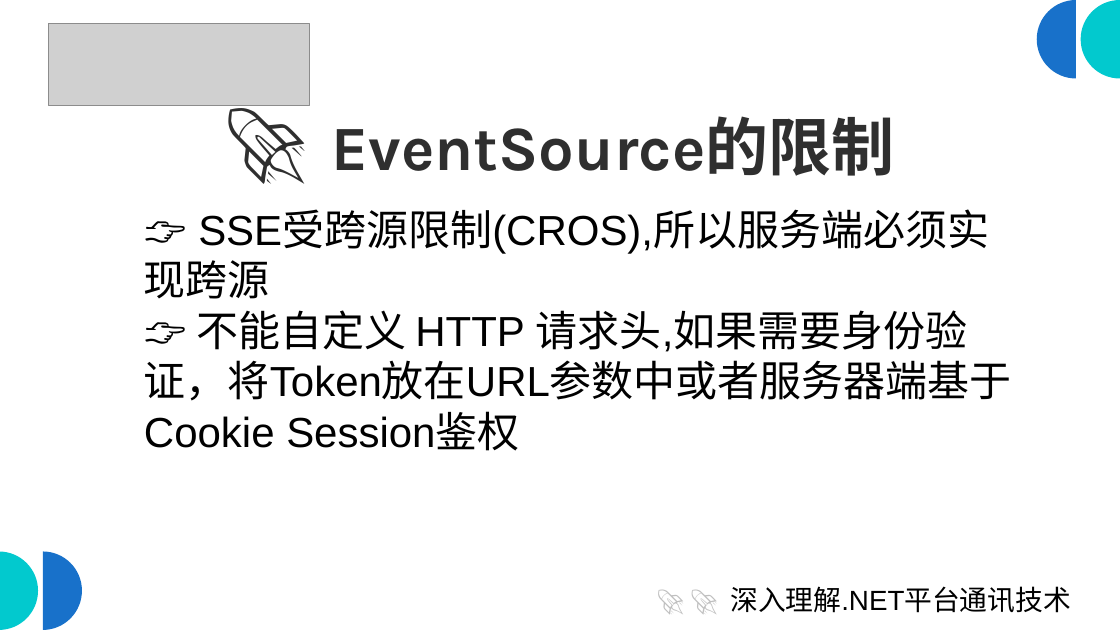
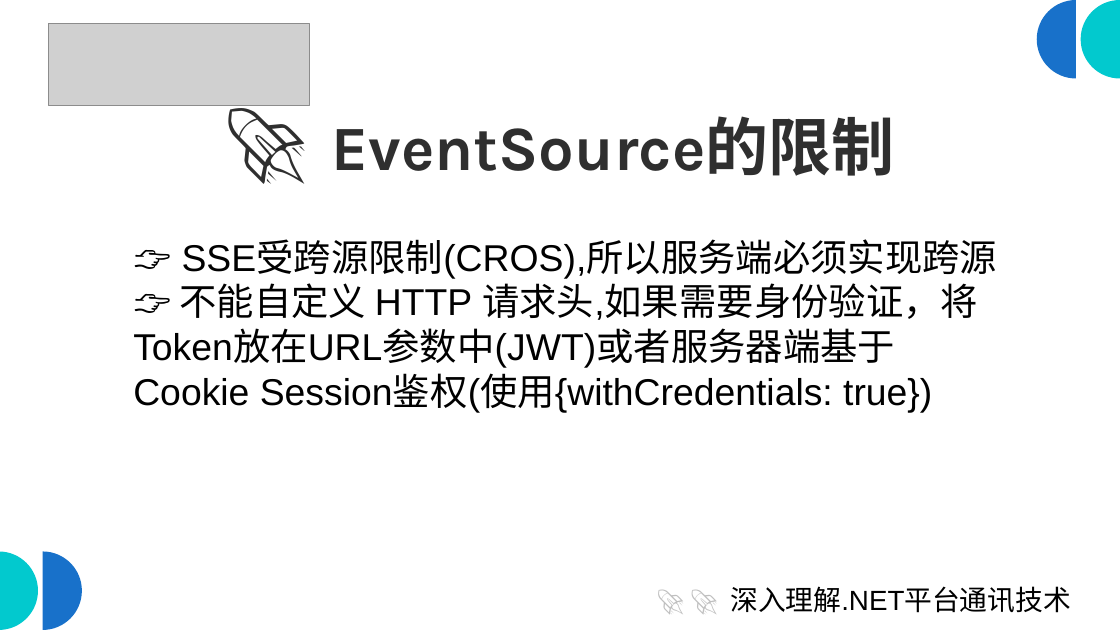
Before and after one commit to scottfly189/dotnet_net_course, a slide deck: slide 15 of src/8.SseDemo/sse_client.odp (slide 12 before the commit). Drawn at 1120x630 pixels with LibreOffice and Linux fonts; fonts in the diff are those of the drawing; grey boxes stand for pictures. Boxes give left, top, right and bottom in pixels: in the first picture for what was removed or moved away, otherwise in the second. Text is boxed around its words. In the diff, an @@ line names an element or a change of style, - is before the commit and + after.

```diff
--- a/src/8.SseDemo/sse_client.odp
+++ b/src/8.SseDemo/sse_client.odp
@@ text "👉 SSE受跨源限制(CROS),所以服务端必须实现跨源": place and size @@
-text "👉 SSE受跨源限制(CROS),所以服务端必须实现跨源" at <box>144,209,1012,451</box>
+text "👉 SSE受跨源限制(CROS),所以服务端必须实现跨源" at <box>133,239,997,413</box>
@@ text at <box>256,239,997,279</box>: size 36 to 32 pt in "👉 SSE受跨源限制(CROS),所以服务端必须实现跨源" @@
@@ text at <box>133,278,978,413</box>: text changed; size 36 to 32 pt @@
-👉 不能自定义 HTTP 请求头,如果需要身份验证，将Token放在URL参数中或者服务器端基于Cookie Session鉴权
+👉 不能自定义 HTTP 请求头,如果需要身份验证，将Token放在URL参数中(JWT)或者服务器端基于Cookie Session鉴权(使用{withCredentials: true})
```
Also in this commit, not shown: 2 other slides changed, 3 slides added, 8 other files.
